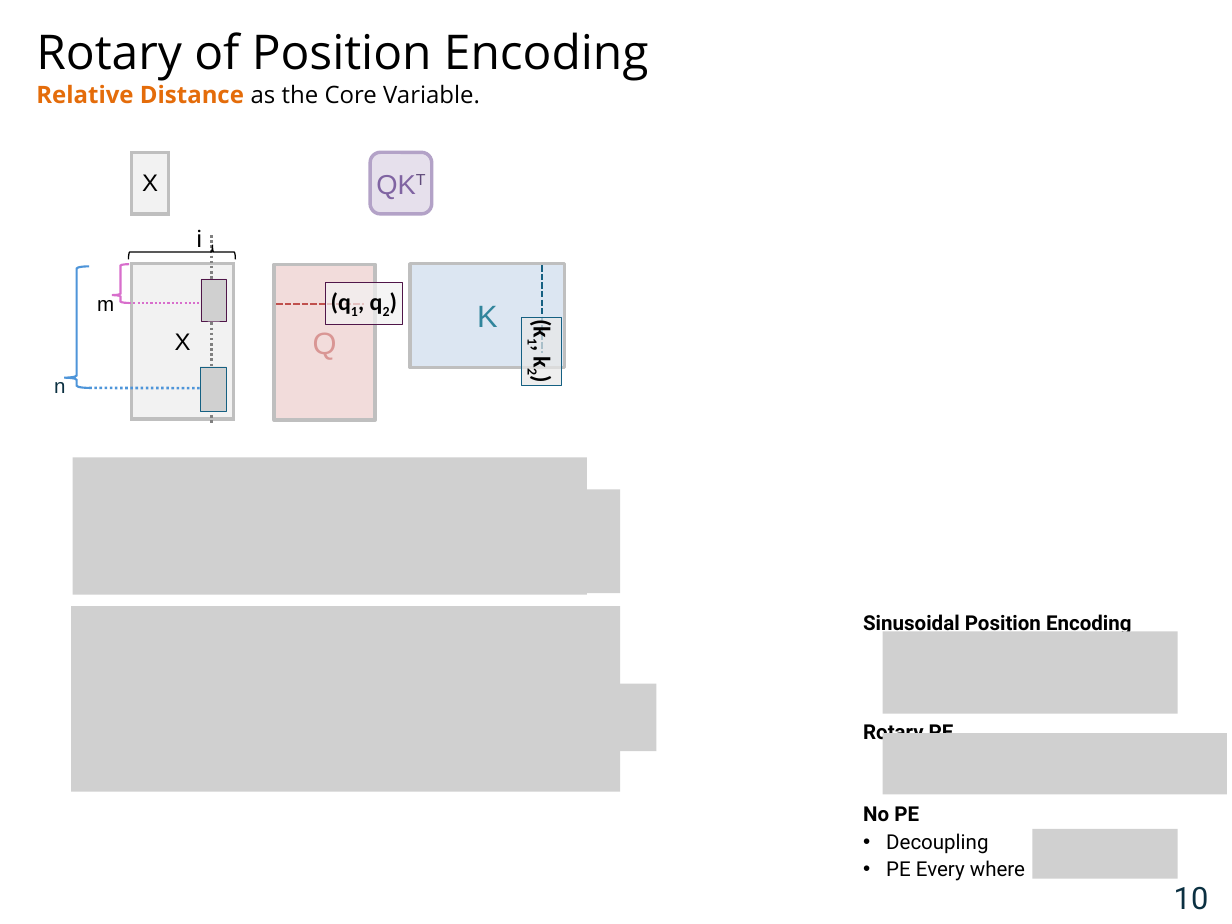
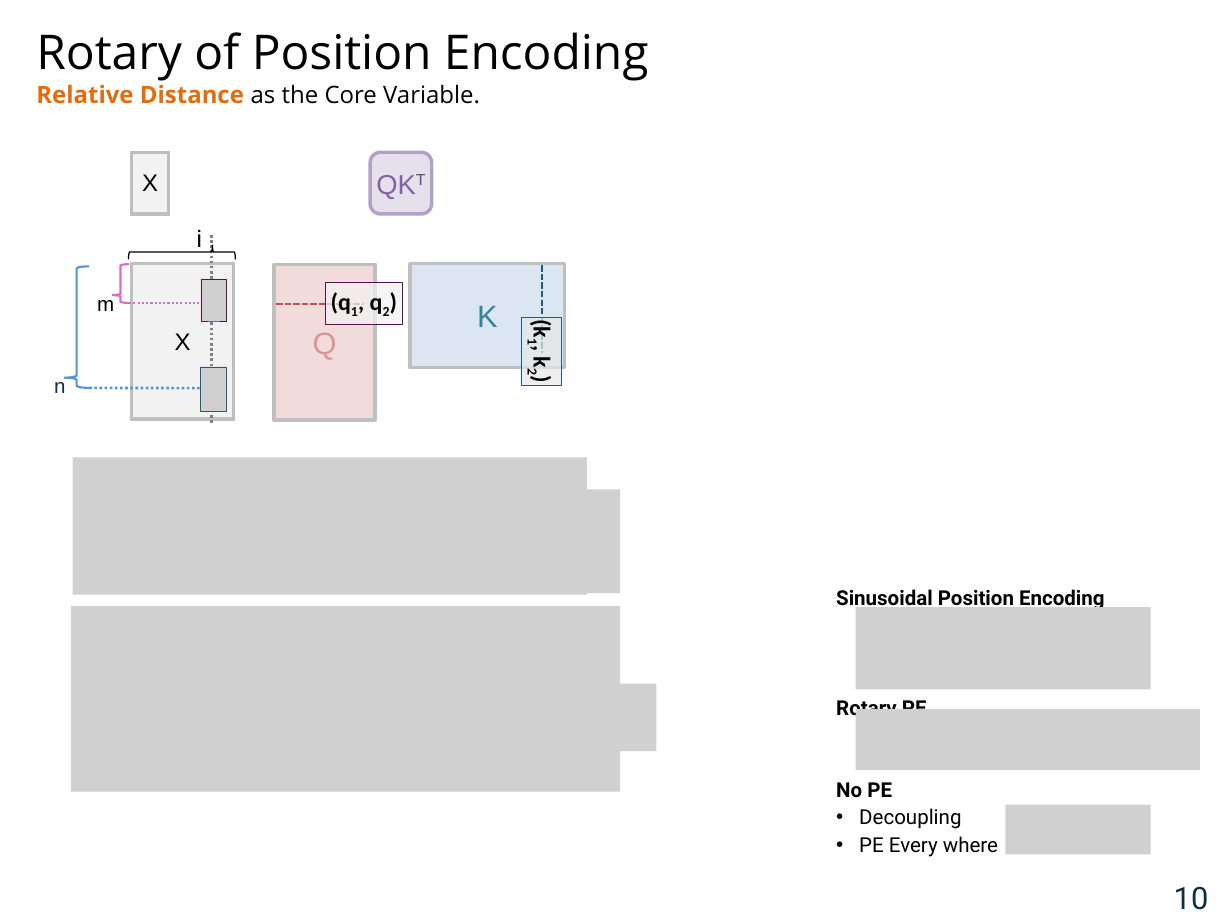
Before and after one commit to navibator/crazy-ai, a slide deck: slide 11 of gemma-v4-0914.pptx. Drawn at 1232x924 pixels with LibreOffice and Linux fonts; fonts in the diff are those of the drawing; grey boxes stand for pictures; background and template pictures are left out. Boxes give left, top, right and bottom in pixels: in the first picture for what was removed or moved away, otherwise in the second. Text is boxed around its words. In the diff, an @@ line names an element or a change of style, - is before the commit and + after.

```diff
--- a/gemma-v4-0914.pptx
+++ b/gemma-v4-0914.pptx
@@ 3 pictures, 1 text moved together from (x1=863, y1=614, x2=1227, y2=881) to (x1=836, y1=589, x2=1200, y2=857) @@
```
Also in this commit, not shown: 8 other slides changed.
